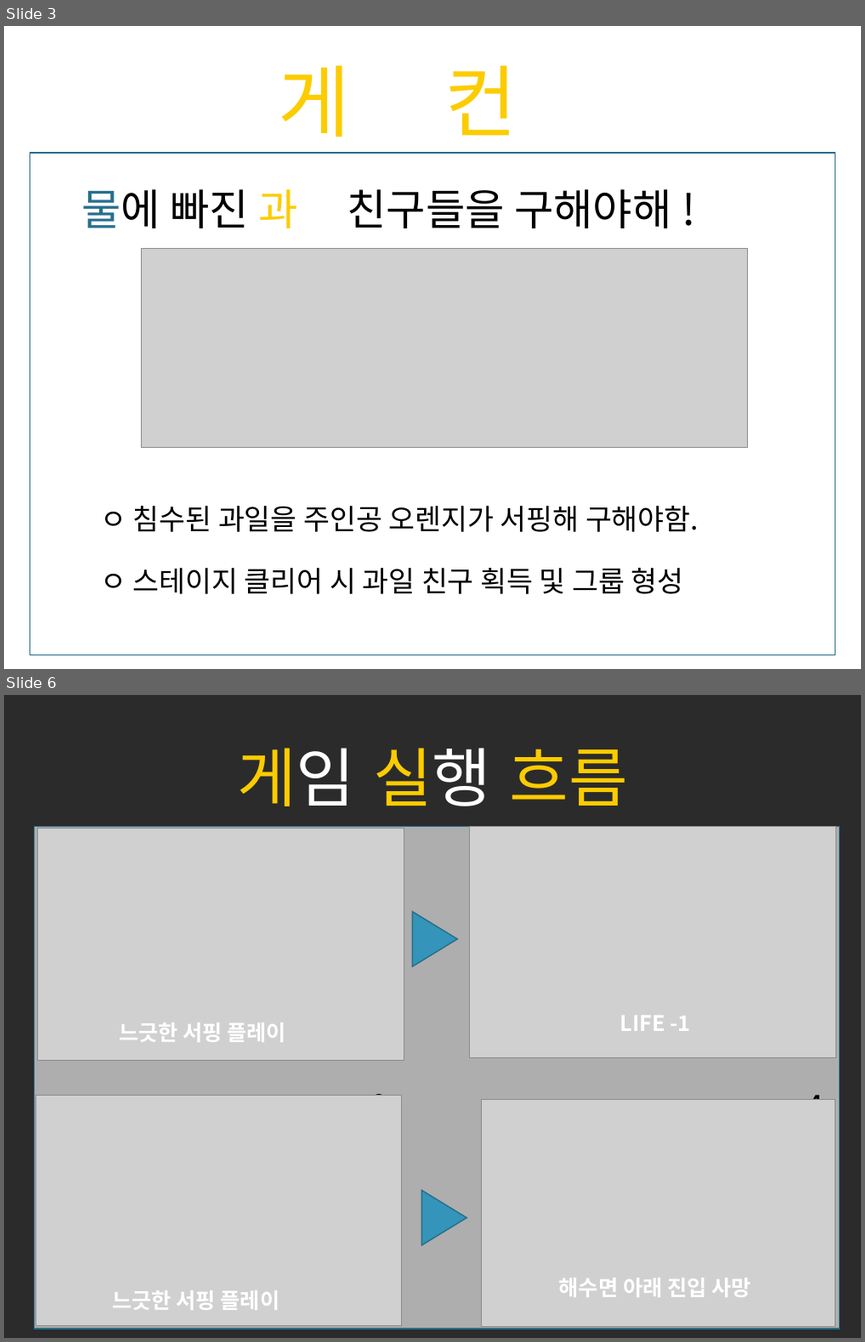
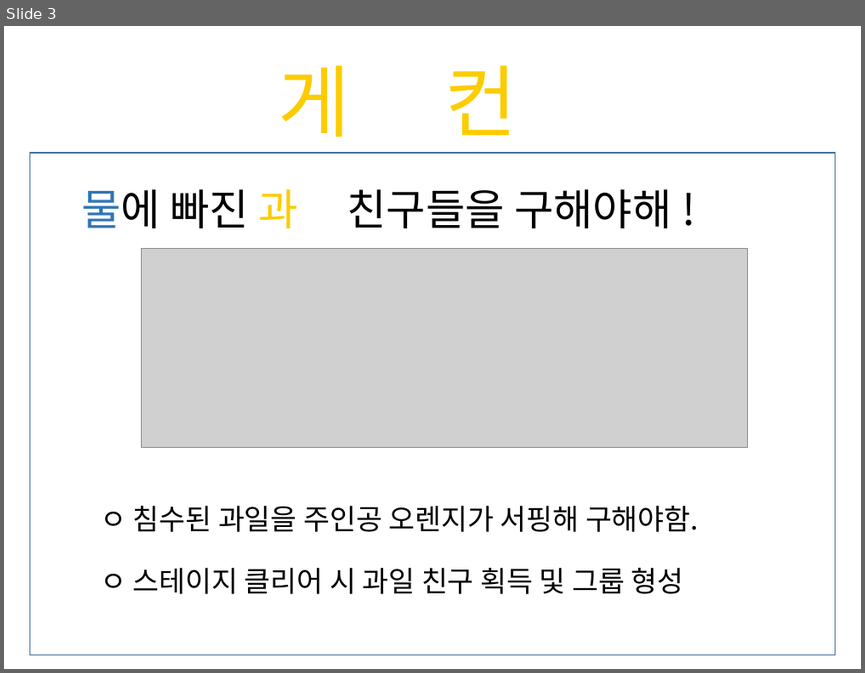
Before and after one commit to leejunguk/2dgample, a slide deck: 2차과제 2013180030 이정욱.pptx. Shown one above the other, each under a label of ours: slides 3 and 6 before the commit, slide 3 after it; the slides between them are not shown. The pictures are 865x1342 and 865x673 pixels, drawn with LibreOffice and Linux fonts; fonts in the diff are those of the drawing; grey boxes stand for pictures; background and template pictures are left out; a plain dark background stands for a picture behind light text. Boxes give left, top, right and bottom in pixels: in the first picture for what was removed or moved away, otherwise in the second. Text is boxed around its words. In the diff, an @@ line names an element or a change of style, - is before the commit and + after.

```diff
--- a/2차과제 2013180030 이정욱.pptx
+++ b/2차과제 2013180030 이정욱.pptx
@@ slide 6 removed at (4, 695, 861, 1338), background picture (left out) @@
@@ title removed at (237, 748, 628, 806) @@
-게임 실행 흐름
@@ rectangle removed at (34, 826, 840, 1328) @@
@@ picture removed at (37, 828, 404, 1060) @@
@@ picture removed at (469, 827, 836, 1057) @@
@@ text removed at (806, 823, 818, 827) @@
-2
@@ triangle removed at (413, 911, 457, 966) @@
@@ text removed at (119, 1022, 287, 1042) @@
-느긋한 서핑 플레이
@@ text removed at (620, 1015, 690, 1031) @@
-LIFE -1
@@ picture removed at (35, 1095, 401, 1326) @@
@@ text removed at (374, 1094, 386, 1095) @@
-3
@@ picture removed at (481, 1100, 834, 1326) @@
@@ text removed at (809, 1095, 822, 1100) @@
-4
@@ triangle removed at (422, 1191, 466, 1245) @@
@@ text removed at (559, 1277, 750, 1297) @@
-해수면 아래 진입 사망
@@ text removed at (112, 1290, 280, 1310) @@
-느긋한 서핑 플레이
@@ slide 3 changed as well @@
@@ rectangle at (30, 153, 835, 655): outline #266D8A 1 pt to #43739E 1 pt @@
@@ text "물에 빠진 과일 친구들을 구해야해 ..." at (81, 189, 671, 228): text colour #276F8B to #2E75B6 in "물에" @@
```
Also in this commit, not shown: 5 other slides changed, 1 slide added, 2 other slides removed.
